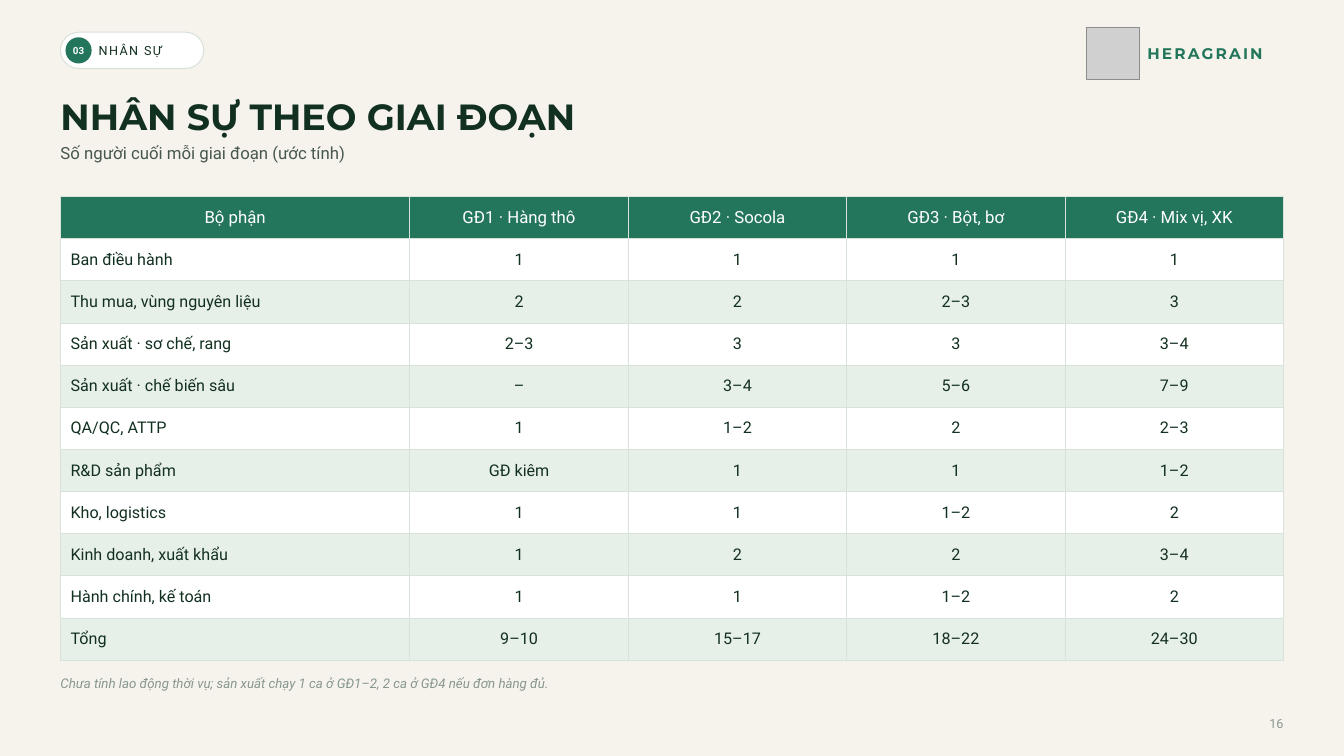
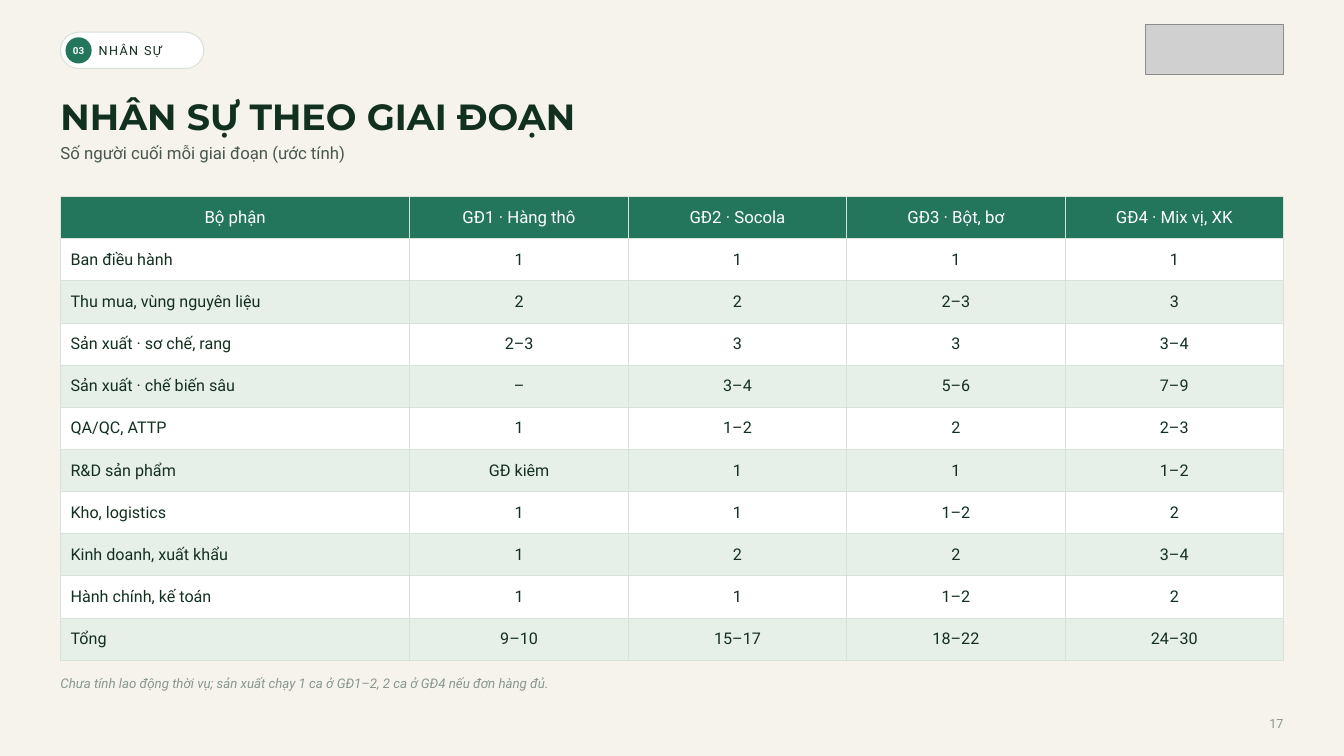
Before and after one commit to dakojsc-maker/ATL--DAKO, a slide deck: slide 17 of heragrain-cacao/2-tong-quan-bo-may/Heragrain-Cacao_Tong-quan-bo-may-quy-trinh-chung-nhan.pptx (slide 16 before the commit). Drawn at 1344x756 pixels with LibreOffice and Linux fonts; fonts in the diff are those of the drawing; grey boxes stand for pictures; background and template pictures are left out. Boxes give left, top, right and bottom in pixels: in the first picture for what was removed or moved away, otherwise in the second. Text is boxed around its words. In the diff, an @@ line names an element or a change of style, - is before the commit and + after.

```diff
--- a/heragrain-cacao/2-tong-quan-bo-may/Heragrain-Cacao_Tong-quan-bo-may-quy-trinh-chung-nhan.pptx
+++ b/heragrain-cacao/2-tong-quan-bo-may/Heragrain-Cacao_Tong-quan-bo-may-quy-trinh-chung-nhan.pptx
@@ picture removed at (x1=1087, y1=27, x2=1139, y2=80) @@
@@ picture added at (x1=1145, y1=24, x2=1284, y2=75) @@
@@ text removed at (x1=1147, y1=48, x2=1262, y2=59) @@
-HERAGRAIN
@@ text at (x1=1269, y1=719, x2=1283, y2=728): text changed @@
-16
+17
```
Also in this commit, not shown: 26 other slides changed, 2 slides added, 32 other files.
